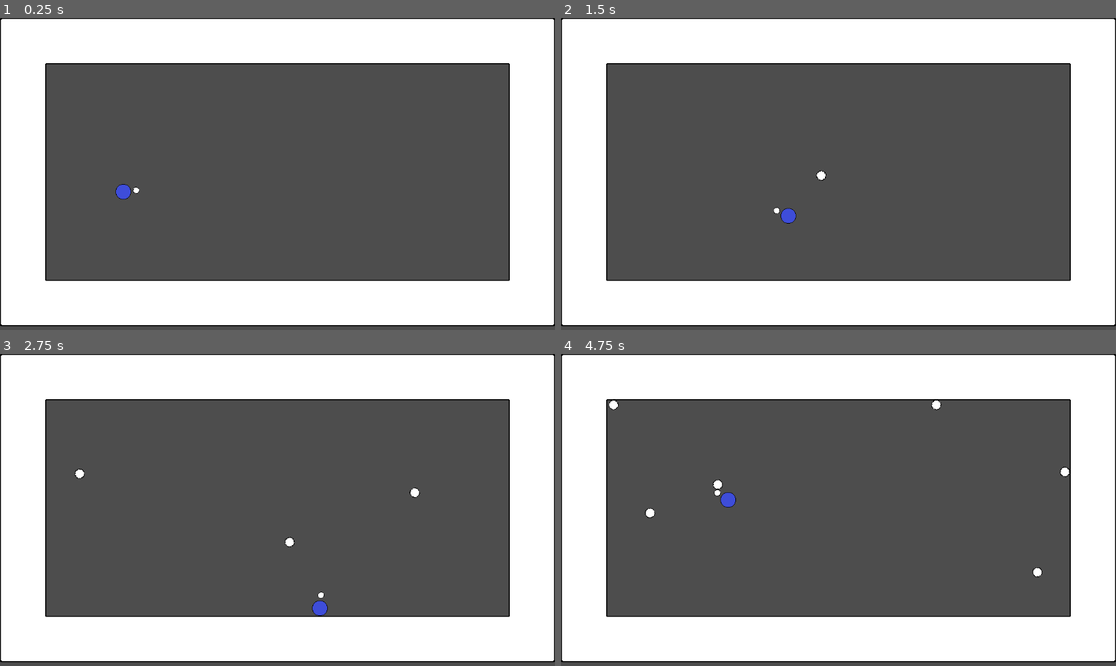
Above: before the commit, frames 1-4 (two rows, left to right).
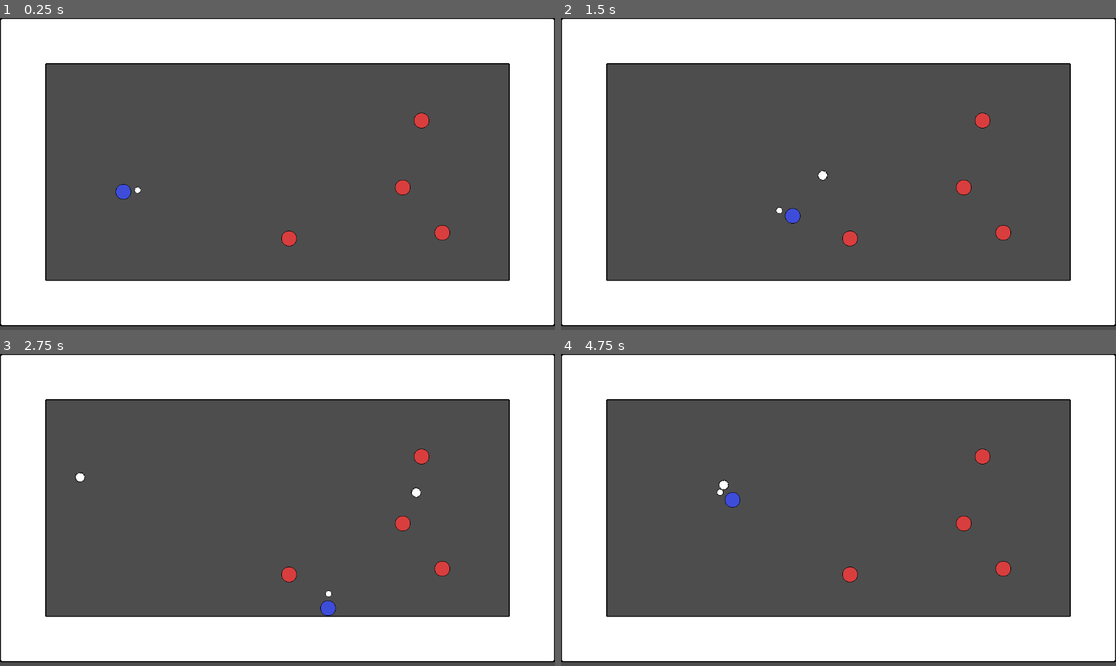
Above: after the commit, the same moments.

Repository: CubicGrain/TopDownShooterTechDemo
Game: Godot game, scene res://Scenes/world.tscn
Same seed, same stepped clock (60 frames per second), same inputs: the game is played once before the commit and once after it.
Inputs (mouse positions are in pixels of both pictures, inside the frame that each line leads up to):
- Up to frame 1 (0.25 s): no input
- Up to frame 2 (1.5 s): tap Enter at 0.5 s; move the mouse to (960, 158) at 0.52 s; hold D (move_right) 0.53-1.28 s; click (960, 158) at 0.6 s; move the mouse to (727, 189) at 1.27 s; hold S (move_down) from 1.28 s (still down); tap Q (camera_rotate_left) at 1.35 s
- Up to frame 3 (2.75 s): click (166, 525) at 1.55 s; move the mouse to (333, 441) at 2.02 s; release S (move_down) at 2.03 s; hold D (move_right) from 2.03 s (still down); tap E (camera_rotate_right) at 2.1 s; click (333, 441) at 2.3 s
- Up to frame 4 (4.75 s): move the mouse to (810, 572) at 2.77 s; release D (move_right) at 2.78 s; hold W (move_up) 2.78-3.53 s; click (810, 572) at 2.85 s; move the mouse to (1005, 556) at 3.52 s; hold A (move_left) from 3.53 s (still down); click (1005, 556) at 3.6 s; move the mouse to (672, 463) at 4.27 s; tap Q (camera_rotate_left) at 4.35 s; click (672, 463) at 4.55 s

The runs differ from the first frame. In frame 1, 0.5% of the frame differs, in the area x 23-82%, y 30-74%; in frame 2, 0.6%; in frame 3, 0.8%; in frame 4, 0.9%, in the area x 8-92%, y 14-74%.

Commit message:
Implemented working projectiles
Implemented a working projectile system, almost feature complete. Also added a basic enemy with no ai to test it.

Diff:
--- /dev/null
+++ b/Objects/Characters/Player/player.tscn
@@ -0,0 +1,65 @@
+[gd_scene load_steps=14 format=3 uid="uid://cgae0dpnjkhao"]
+
+[ext_resource type="Script" uid="uid://bnk4gdc05rmw7" path="res://Objects/Characters/Player/player.gd" id="1_w0wqu"]
+[ext_resource type="Texture2D" uid="uid://bhh65tp00hynf" path="res://Sprites/Player.png" id="2_v4hk4"]
+[ext_resource type="Script" uid="uid://bbxfxi2k1wiqw" path="res://Objects/Characters/Player/player_input.gd" id="3_y3vn2"]
+[ext_resource type="Script" uid="uid://bwqjubp48cg3h" path="res://Objects/Characters/Player/player_input_actions.gd" id="4_ffwe5"]
+[ext_resource type="Script" uid="uid://d0pepfqsjv2kh" path="res://Objects/Characters/hand_anchor.gd" id="5_sh51x"]
+[ext_resource type="Script" uid="uid://c7sqrctf4e0ok" path="res://Weapons/shooter.gd" id="6_gpgf7"]
+[ext_resource type="Resource" uid="uid://dqjgxqkpxncoc" path="res://Weapons/Projectiles/Basic Projectle/basic_projectile.tres" id="7_xfjdf"]
+[ext_resource type="Resource" uid="uid://bb0lr258hjoko" path="res://Data/group_names.tres" id="8_mri7a"]
+[ext_resource type="Texture2D" uid="uid://ch6t4d56lpm5x" path="res://Sprites/TileSheets/GroundTilesheet.png" id="9_7dsgy"]
+
+[sub_resource type="SpriteFrames" id="SpriteFrames_f1ek2"]
+animations = [{
+"frames": [{
+"duration": 1.0,
+"texture": ExtResource("2_v4hk4")
+}],
+"loop": true,
+"name": &"default",
+"speed": 5.0
+}]
+
+[sub_resource type="CircleShape2D" id="CircleShape2D_w0wqu"]
+radius = 16.0
+
+[sub_resource type="Resource" id="Resource_8erm5"]
+script = ExtResource("4_ffwe5")
+metadata/_custom_type_script = "uid://bwqjubp48cg3h"
+
+[sub_resource type="AtlasTexture" id="AtlasTexture_tx1dd"]
+atlas = ExtResource("9_7dsgy")
+region = Rect2(137, 201, 14, 14)
+
+[node name="Player" type="CharacterBody2D"]
+collision_layer = 2
+script = ExtResource("1_w0wqu")
+
+[node name="Facing" type="Node2D" parent="."]
+
+[node name="AnimatedSprite2D" type="AnimatedSprite2D" parent="Facing"]
+sprite_frames = SubResource("SpriteFrames_f1ek2")
+
+[node name="CollisionShape2D" type="CollisionShape2D" parent="."]
+shape = SubResource("CircleShape2D_w0wqu")
+
+[node name="PlayerInput" type="Node" parent="." node_paths=PackedStringArray("player", "shooter")]
+script = ExtResource("3_y3vn2")
+player = NodePath("..")
+shooter = NodePath("../HandAnchor/Shooter")
+actions = SubResource("Resource_8erm5")
+
+[node name="HandAnchor" type="Node2D" parent="."]
+script = ExtResource("5_sh51x")
+
+[node name="Shooter" type="RayCast2D" parent="HandAnchor"]
+position = Vector2(30, 0)
+target_position = Vector2(0, 0)
+hit_from_inside = true
+script = ExtResource("6_gpgf7")
+fireable = ExtResource("7_xfjdf")
+group_names = ExtResource("8_mri7a")
+
+[node name="Sprite2D" type="Sprite2D" parent="HandAnchor/Shooter"]
+texture = SubResource("AtlasTexture_tx1dd")
--- /dev/null
+++ b/Objects/Characters/basic enemy/enemy.gd
@@ -0,0 +1,40 @@
+extends CharacterBody2D
+
+@export var stats : CharacterStats :
+	set(value):
+		if is_instance_valid(stats):
+			stats.death.disconnect(_on_death)
+
+		stats = value
+
+		if is_instance_valid(stats):
+			stats.death.connect(_on_death)
+
+@export var max_speed = 300.0
+@export var friction = 50.0
+@export var acceleration = 30.0
+
+@export var direction : Vector2
+
+func _ready() -> void:
+	if not stats:
+		push_warning("[stats] must be assigned.")
+
+func _physics_process(delta: float) -> void:
+
+
+
+	character_movement(delta)
+
+	move_and_slide()
+
+func character_movement(delta: float):
+	# Get the input direction and handle the movement/deceleration.
+	var movement := direction.normalized()
+
+	var lerp_weight = delta * (acceleration if movement else friction)
+	velocity = lerp(velocity, movement * max_speed, lerp_weight)
+
+
+func _on_death():
+	queue_free()
--- /dev/null
+++ b/Objects/Characters/basic enemy/enemy.tscn
@@ -0,0 +1,42 @@
+[gd_scene load_steps=7 format=3 uid="uid://cfvlcokhi7mbq"]
+
+[ext_resource type="Script" uid="uid://c5i8dvgqw3o77" path="res://Objects/Characters/basic enemy/enemy.gd" id="1_t5uhb"]
+[ext_resource type="Resource" uid="uid://cra3rn5nj571y" path="res://Objects/Characters/basic enemy/enemy_stats.tres" id="2_1ns1r"]
+[ext_resource type="Texture2D" uid="uid://c7ut1gdhdpeyx" path="res://Sprites/Enemy.png" id="3_y08ye"]
+[ext_resource type="Script" uid="uid://he4joioax3i4" path="res://Objects/hurtbox_2d.gd" id="4_xnns0"]
+
+[sub_resource type="SpriteFrames" id="SpriteFrames_287tu"]
+animations = [{
+"frames": [{
+"duration": 1.0,
+"texture": ExtResource("3_y08ye")
+}],
+"loop": true,
+"name": &"default",
+"speed": 5.0
+}]
+
+[sub_resource type="CircleShape2D" id="CircleShape2D_ltusc"]
+radius = 16.0
+
+[node name="Enemy" type="CharacterBody2D"]
+collision_layer = 8
+script = ExtResource("1_t5uhb")
+stats = ExtResource("2_1ns1r")
+
+[node name="Facing" type="Node2D" parent="."]
+
+[node name="AnimatedSprite2D" type="AnimatedSprite2D" parent="Facing"]
+sprite_frames = SubResource("SpriteFrames_287tu")
+
+[node name="HurtBox2D" type="Area2D" parent="Facing"]
+collision_layer = 32
+collision_mask = 16
+script = ExtResource("4_xnns0")
+stats = ExtResource("2_1ns1r")
+
+[node name="CollisionShape2D" type="CollisionShape2D" parent="Facing/HurtBox2D"]
+shape = SubResource("CircleShape2D_ltusc")
+
+[node name="CollisionShape2D" type="CollisionShape2D" parent="."]
+shape = SubResource("CircleShape2D_ltusc")
--- /dev/null
+++ b/Objects/Characters/basic enemy/enemy_stats.tres
@@ -0,0 +1,8 @@
+[gd_resource type="Resource" script_class="CharacterStats" load_steps=2 format=3 uid="uid://cra3rn5nj571y"]
+
+[ext_resource type="Script" uid="uid://bef4wj548jbrk" path="res://Objects/Characters/character_stats.gd" id="1_cuesj"]
+
+[resource]
+resource_local_to_scene = true
+script = ExtResource("1_cuesj")
+metadata/_custom_type_script = "uid://bef4wj548jbrk"
--- /dev/null
+++ b/Objects/Characters/character_stats.gd
@@ -0,0 +1,2 @@
+class_name CharacterStats
+extends ObjectStats
--- /dev/null
+++ b/Objects/hurtbox_2d.gd
@@ -0,0 +1,16 @@
+class_name Hurtbox2D
+extends Area2D
+
+@export var stats : ObjectStats
+
+# Called when the node enters the scene tree for the first time.
+func _ready() -> void:
+	pass # Replace with function body.
+
+
+# Called every frame. 'delta' is the elapsed time since the previous frame.
+func _process(_delta: float) -> void:
+	pass
+
+func get_hittable() -> bool:
+	return stats.current_health > 0
--- /dev/null
+++ b/Objects/object_stats.gd
@@ -0,0 +1,17 @@
+class_name ObjectStats
+extends Resource
+## Statistics about an object
+
+signal death()
+
+@export var max_health : float = 100
+@export var current_health : float = 100 :
+	set(value):
+		var old = current_health
+		current_health = value
+
+		if old > 0 && current_health <= 0:
+			death.emit()
+
+func _init() -> void:
+	resource_local_to_scene = true
--- a/Scenes/Level1.tscn
+++ b/Scenes/Level1.tscn
@@ -1,7 +1,29 @@
-[gd_scene load_steps=3 format=4 uid="uid://bxytnapabuoao"]
+[gd_scene load_steps=9 format=4 uid="uid://bxytnapabuoao"]
 
 [ext_resource type="TileSet" uid="uid://bpxxoxbyk35in" path="res://Sprites/TileSheets/Basic_Tile_set.tres" id="1_q12u6"]
-[ext_resource type="PackedScene" uid="uid://cgae0dpnjkhao" path="res://Scenes/player.tscn" id="2_bo1nx"]
+[ext_resource type="PackedScene" uid="uid://cgae0dpnjkhao" path="res://Objects/Characters/Player/player.tscn" id="2_bo1nx"]
+[ext_resource type="PackedScene" uid="uid://cfvlcokhi7mbq" path="res://Objects/Characters/basic enemy/enemy.tscn" id="3_joc8x"]
+[ext_resource type="Script" uid="uid://bef4wj548jbrk" path="res://Objects/Characters/character_stats.gd" id="4_jghel"]
+
+[sub_resource type="Resource" id="Resource_slnnj"]
+resource_local_to_scene = true
+script = ExtResource("4_jghel")
+metadata/_custom_type_script = "uid://bef4wj548jbrk"
+
+[sub_resource type="Resource" id="Resource_t3or0"]
+resource_local_to_scene = true
+script = ExtResource("4_jghel")
+metadata/_custom_type_script = "uid://bef4wj548jbrk"
+
+[sub_resource type="Resource" id="Resource_ysn8j"]
+resource_local_to_scene = true
+script = ExtResource("4_jghel")
+metadata/_custom_type_script = "uid://bef4wj548jbrk"
+
+[sub_resource type="Resource" id="Resource_6ll4n"]
+resource_local_to_scene = true
+script = ExtResource("4_jghel")
+metadata/_custom_type_script = "uid://bef4wj548jbrk"
 
 [node name="Level1" type="Node2D"]
 
@@ -11,3 +33,19 @@
 
 [node name="Player" parent="." instance=ExtResource("2_bo1nx")]
 position = Vector2(256, 361)
+
+[node name="Enemy" parent="." instance=ExtResource("3_joc8x")]
+position = Vector2(875, 213)
+stats = SubResource("Resource_slnnj")
+
+[node name="Enemy2" parent="." instance=ExtResource("3_joc8x")]
+position = Vector2(836, 352)
+stats = SubResource("Resource_t3or0")
+
+[node name="Enemy3" parent="." instance=ExtResource("3_joc8x")]
+position = Vector2(600, 458)
+stats = SubResource("Resource_ysn8j")
+
+[node name="Enemy4" parent="." instance=ExtResource("3_joc8x")]
+position = Vector2(918, 446)
+stats = SubResource("Resource_6ll4n")
--- a/Scenes/player.tscn
+++ /dev/null
@@ -1,46 +0,0 @@
-[gd_scene load_steps=12 format=3 uid="uid://cgae0dpnjkhao"]
-
-[ext_resource type="Script" uid="uid://bnk4gdc05rmw7" path="res://Scripts/player.gd" id="1_cvnsp"]
-[ext_resource type="Texture2D" uid="uid://bhh65tp00hynf" path="res://Sprites/Player.png" id="2_6t5aa"]
-[ext_resource type="Script" uid="uid://c7sqrctf4e0ok" path="res://Scripts/shooter.gd" id="3_6t5aa"]
-[ext_resource type="Resource" uid="uid://dqjgxqkpxncoc" path="res://Weapons/Projectiles/BasicProjectle/basic_projectile.tres" id="4_fkybt"]
-[ext_resource type="Script" uid="uid://d0pepfqsjv2kh" path="res://Scripts/hand_anchor.gd" id="5_8erm5"]
-[ext_resource type="Resource" uid="uid://bb0lr258hjoko" path="res://Data/group_names.tres" id="5_x3wgy"]
-[ext_resource type="Script" uid="uid://bbxfxi2k1wiqw" path="res://Scenes/player_input.gd" id="6_x3wgy"]
-[ext_resource type="Script" uid="uid://bwqjubp48cg3h" path="res://Scripts/player_input_actions.gd" id="7_3smsa"]
-[ext_resource type="Texture2D" uid="uid://ch6t4d56lpm5x" path="res://Sprites/TileSheets/GroundTilesheet.png" id="9_f1ek2"]
-
-[sub_resource type="Resource" id="Resource_8erm5"]
-script = ExtResource("7_3smsa")
-metadata/_custom_type_script = "uid://bwqjubp48cg3h"
-
-[sub_resource type="AtlasTexture" id="AtlasTexture_tx1dd"]
-atlas = ExtResource("9_f1ek2")
-region = Rect2(137, 201, 14, 14)
-
-[node name="Player" type="CharacterBody2D"]
-script = ExtResource("1_cvnsp")
-
-[node name="CollisionPolygon2D" type="CollisionPolygon2D" parent="."]
-polygon = PackedVector2Array(4, -16, 12, -11, 16, -4, 16, 4, 11, 12, 4, 16, -4, 16, -11, 12, -16, 4, -16, -4, -11, -12, -4, -16)
-
-[node name="Sprite2D" type="Sprite2D" parent="CollisionPolygon2D"]
-texture = ExtResource("2_6t5aa")
-
-[node name="PlayerInput" type="Node" parent="." node_paths=PackedStringArray("player", "shooter")]
-script = ExtResource("6_x3wgy")
-player = NodePath("..")
-shooter = NodePath("../HandAnchor/Shooter")
-actions = SubResource("Resource_8erm5")
-
-[node name="HandAnchor" type="Node2D" parent="."]
-script = ExtResource("5_8erm5")
-
-[node name="Shooter" type="Node2D" parent="HandAnchor"]
-position = Vector2(27, 0)
-script = ExtResource("3_6t5aa")
-fireable = ExtResource("4_fkybt")
-group_names = ExtResource("5_x3wgy")
-
-[node name="Sprite2D" type="Sprite2D" parent="HandAnchor/Shooter"]
-texture = SubResource("AtlasTexture_tx1dd")
--- a/Scripts/projectile.gd
+++ /dev/null
@@ -1,17 +0,0 @@
-class_name Projectile
-extends RigidBody2D
-
-@export_range(0, 100, 0.02, "or_greater") var move_speed : float = 100.0
-
-# Called when the node enters the scene tree for the first time.
-func _ready() -> void:
-	pass
-
-
-
-# Called every frame. 'delta' is the elapsed time since the previous frame.
-func _process(_delta: float) -> void:
-	pass
-
-func launch(projectile_move_direction : Vector2):
-	linear_velocity = move_speed * projectile_move_direction
--- a/Sprites/TileSheets/Basic_Tile_set.tres
+++ b/Sprites/TileSheets/Basic_Tile_set.tres
@@ -281,7 +281,7 @@
 0:0/0 = 0
 0:0/0/terrain_set = 0
 0:0/0/terrain = 0
-0:0/0/physics_layer_0/polygon_0/points = PackedVector2Array(-16, -16, -16, 16, 16, 16, 16, -16)
+0:0/0/physics_layer_0/polygon_0/points = PackedVector2Array(-16, -16, 16, -16, 16, 16, -16, 16)
 0:0/0/navigation_layer_0/polygon = SubResource("NavigationPolygon_8gbba")
 1:0/0 = 0
 1:0/0/terrain_set = 0
--- /dev/null
+++ b/Weapons/Projectiles/Basic Projectle/basic_projectile.tres
@@ -0,0 +1,21 @@
+[gd_resource type="Resource" script_class="Fireable" load_steps=7 format=3 uid="uid://dqjgxqkpxncoc"]
+
+[ext_resource type="Texture2D" uid="uid://ch6t4d56lpm5x" path="res://Sprites/TileSheets/GroundTilesheet.png" id="1_hq40c"]
+[ext_resource type="PackedScene" uid="uid://sy48fmux706c" path="res://Weapons/Projectiles/Basic Projectle/basic_projectile.tscn" id="2_sg56b"]
+[ext_resource type="Script" uid="uid://b7rjue22d3jss" path="res://Weapons/fireable.gd" id="3_tenea"]
+[ext_resource type="Resource" uid="uid://dprxu1ota0s2i" path="res://Weapons/Projectiles/Basic Projectle/weapon_stats_basic_projectile.tres" id="4_hq40c"]
+
+[sub_resource type="AtlasTexture" id="AtlasTexture_77x2h"]
+atlas = ExtResource("1_hq40c")
+
+[sub_resource type="AtlasTexture" id="AtlasTexture_xc8c5"]
+atlas = SubResource("AtlasTexture_77x2h")
+region = Rect2(137, 201, 14, 14)
+
+[resource]
+script = ExtResource("3_tenea")
+display_name = &"Basic"
+icon = SubResource("AtlasTexture_xc8c5")
+scene = ExtResource("2_sg56b")
+stats = ExtResource("4_hq40c")
+metadata/_custom_type_script = "uid://b7rjue22d3jss"
--- /dev/null
+++ b/Weapons/Projectiles/Basic Projectle/basic_projectile.tscn
@@ -0,0 +1,33 @@
+[gd_scene load_steps=6 format=3 uid="uid://sy48fmux706c"]
+
+[ext_resource type="Script" uid="uid://digqwdpg7wr0w" path="res://Weapons/Projectiles/projectile.gd" id="1_b4rc3"]
+[ext_resource type="SpriteFrames" uid="uid://xcdccsqt67xi" path="res://Weapons/Projectiles/Basic Projectle/basic_projectile_animation.tres" id="2_5mw63"]
+[ext_resource type="Script" uid="uid://cqcaas85a1sv" path="res://Weapons/hitbox_2d.gd" id="3_le6a1"]
+[ext_resource type="Resource" uid="uid://dprxu1ota0s2i" path="res://Weapons/Projectiles/Basic Projectle/weapon_stats_basic_projectile.tres" id="4_b4rc3"]
+
+[sub_resource type="CircleShape2D" id="CircleShape2D_gs73s"]
+
+[node name="RigidBody2D" type="RigidBody2D" node_paths=PackedStringArray("hitbox")]
+collision_layer = 64
+gravity_scale = 0.0
+script = ExtResource("1_b4rc3")
+move_speed = 300.0
+hitbox = NodePath("Hitbox2D")
+
+[node name="CollisionShape2D" type="CollisionShape2D" parent="."]
+shape = SubResource("CircleShape2D_gs73s")
+
+[node name="AnimatedSprite2D" type="AnimatedSprite2D" parent="."]
+scale = Vector2(1.5, 1.5)
+sprite_frames = ExtResource("2_5mw63")
+
+[node name="Hitbox2D" type="Area2D" parent="."]
+collision_layer = 16
+collision_mask = 33
+script = ExtResource("3_le6a1")
+weapon_stats = ExtResource("4_b4rc3")
+
+[node name="CollisionShape2D" type="CollisionShape2D" parent="Hitbox2D"]
+shape = SubResource("CircleShape2D_gs73s")
+
+[connection signal="body_entered" from="." to="." method="_on_body_entered"]
--- /dev/null
+++ b/Weapons/Projectiles/Basic Projectle/weapon_stats_basic_projectile.tres
@@ -0,0 +1,9 @@
+[gd_resource type="Resource" script_class="WeaponStats" load_steps=2 format=3 uid="uid://dprxu1ota0s2i"]
+
+[ext_resource type="Script" uid="uid://c6lqacjkjkp5j" path="res://Weapons/weapon_stats.gd" id="1_bxv4v"]
+
+[resource]
+resource_name = "BasicProjectileStats"
+script = ExtResource("1_bxv4v")
+damage = 20.0
+metadata/_custom_type_script = "uid://c6lqacjkjkp5j"
--- a/Weapons/Projectiles/BasicProjectle/BasicProjectile.tscn
+++ /dev/null
@@ -1,18 +0,0 @@
-[gd_scene load_steps=4 format=3 uid="uid://sy48fmux706c"]
-
-[ext_resource type="Script" uid="uid://digqwdpg7wr0w" path="res://Scripts/projectile.gd" id="1_die66"]
-[ext_resource type="SpriteFrames" uid="uid://xcdccsqt67xi" path="res://Weapons/Projectiles/BasicProjectle/basic_projectile_animation.tres" id="2_0u6yn"]
-
-[sub_resource type="CircleShape2D" id="CircleShape2D_gs73s"]
-
-[node name="RigidBody2D" type="RigidBody2D"]
-gravity_scale = 0.0
-script = ExtResource("1_die66")
-move_speed = 300.0
-
-[node name="CollisionShape2D" type="CollisionShape2D" parent="."]
-shape = SubResource("CircleShape2D_gs73s")
-
-[node name="AnimatedSprite2D" type="AnimatedSprite2D" parent="CollisionShape2D"]
-scale = Vector2(1.5, 1.5)
-sprite_frames = ExtResource("2_0u6yn")
--- a/Weapons/Projectiles/BasicProjectle/basic_projectile.tres
+++ /dev/null
@@ -1,19 +0,0 @@
-[gd_resource type="Resource" script_class="Fireable" load_steps=6 format=3 uid="uid://dqjgxqkpxncoc"]
-
-[ext_resource type="Texture2D" uid="uid://ch6t4d56lpm5x" path="res://Sprites/TileSheets/GroundTilesheet.png" id="1_pu4p0"]
-[ext_resource type="PackedScene" uid="uid://sy48fmux706c" path="res://Weapons/Projectiles/BasicProjectle/BasicProjectile.tscn" id="2_kfqot"]
-[ext_resource type="Script" uid="uid://b7rjue22d3jss" path="res://Scripts/fireable.gd" id="3_3ranc"]
-
-[sub_resource type="AtlasTexture" id="AtlasTexture_77x2h"]
-atlas = ExtResource("1_pu4p0")
-
-[sub_resource type="AtlasTexture" id="AtlasTexture_xc8c5"]
-atlas = SubResource("AtlasTexture_77x2h")
-region = Rect2(137, 201, 14, 14)
-
-[resource]
-script = ExtResource("3_3ranc")
-display_name = &"Basic"
-icon = SubResource("AtlasTexture_xc8c5")
-scene = ExtResource("2_kfqot")
-metadata/_custom_type_script = "uid://b7rjue22d3jss"
--- /dev/null
+++ b/Weapons/Projectiles/projectile.gd
@@ -0,0 +1,38 @@
+class_name Projectile
+extends RigidBody2D
+
+@export var remove_on_object_hit : bool = true
+@export var remove_on_ground_hit : bool = true
+@export_range(0, 100, 0.02, "or_greater") var move_speed : float = 100.0
+@export var hitbox : Hitbox2D :
+	set(value):
+		if is_instance_valid(hitbox):
+			hitbox.hit.disconnect(_on_hit)
+
+		hitbox = value
+		if is_instance_valid(hitbox):
+			hitbox.hit.connect(_on_hit)
+
+# Called when the node enters the scene tree for the first time.
+func _ready() -> void:
+	contact_monitor = true
+	max_contacts_reported = 1
+
+
+
+# Called every frame. 'delta' is the elapsed time since the previous frame.
+func _process(_delta: float) -> void:
+	pass
+
+func launch(projectile_move_direction : Vector2):
+	linear_velocity = move_speed * projectile_move_direction
+
+func _on_hit(_p_target : Hurtbox2D, _p_health_change : float):
+	if remove_on_ground_hit:
+		queue_free()
+
+
+
+func _on_body_entered(_body: Node) -> void:
+	if remove_on_ground_hit:
+		queue_free()
--- a/Scripts/fireable.gd
+++ b/Weapons/fireable.gd
@@ -5,3 +5,4 @@
 @export var display_name : StringName
 @export var icon : Texture2D
 @export var scene : PackedScene
+@export var stats : WeaponStats
--- /dev/null
+++ b/Weapons/hitbox_2d.gd
@@ -0,0 +1,26 @@
+class_name Hitbox2D
+extends Area2D
+## Area where on enter, can do damage to a hurtbox
+
+signal hit(target : Hurtbox2D, health_change : float)
+
+@export var weapon_stats : WeaponStats
+
+# Called when the node enters the scene tree for the first time.
+func _ready() -> void:
+	area_entered.connect(_on_area_entered)
+
+
+# Called every frame. 'delta' is the elapsed time since the previous frame.
+func _process(_delta: float) -> void:
+	pass
+
+func _on_area_entered(p_area : Area2D):
+	var hurtbox = p_area as Hurtbox2D
+
+	if not hurtbox || not hurtbox.get_hittable():
+		return
+
+	var damage_dealt = weapon_stats.damage
+	hurtbox.stats.current_health -= damage_dealt
+	hit.emit(hurtbox, damage_dealt)
--- a/Scripts/shooter.gd
+++ b/Weapons/shooter.gd
@@ -1,5 +1,5 @@
 class_name Shooter
-extends Node2D
+extends RayCast2D
 
 ## Launches projectiles when TryShoot is called successfully
 
@@ -21,8 +21,13 @@
 	pass
 
 func try_shoot() -> bool:
-	_shoot()
-	return true
+	if not is_colliding():
+		_shoot()
+		return true
+
+	return false
+
+
 
 func _shoot():
 	var projectile = fireable.scene.instantiate() as Projectile
--- /dev/null
+++ b/Weapons/weapon_stats.gd
@@ -0,0 +1,4 @@
+class_name WeaponStats
+extends Resource
+
+@export var damage : float = 10
--- a/project.godot
+++ b/project.godot
@@ -85,6 +85,16 @@
 ]
 }
 
+[layer_names]
+
+2d_physics/layer_1="Ground"
+2d_physics/layer_2="Player"
+2d_physics/layer_3="Object"
+2d_physics/layer_4="Enemy"
+2d_physics/layer_5="Hitbox"
+2d_physics/layer_6="Hurtbox"
+2d_physics/layer_7="Projectiles"
+
 [rendering]
 
 textures/canvas_textures/default_texture_filter=0
Renamed: Scripts/player.gd -> Objects/Characters/Player/player.gd
Renamed: Scripts/player.gd.uid -> Objects/Characters/Player/player.gd.uid
Renamed: Scenes/player_input.gd -> Objects/Characters/Player/player_input.gd
Renamed: Scenes/player_input.gd.uid -> Objects/Characters/Player/player_input.gd.uid
Renamed: Scripts/player_input_actions.gd -> Objects/Characters/Player/player_input_actions.gd
Renamed: Scripts/player_input_actions.gd.uid -> Objects/Characters/Player/player_input_actions.gd.uid
Not shown, added: Objects/Characters/basic enemy/enemy.gd.uid
Not shown, added: Objects/Characters/character_stats.gd.uid
Renamed: Scripts/hand_anchor.gd -> Objects/Characters/hand_anchor.gd
Renamed: Scripts/hand_anchor.gd.uid -> Objects/Characters/hand_anchor.gd.uid
Not shown, added: Objects/hurtbox_2d.gd.uid
Not shown, added: Objects/object_stats.gd.uid
(and 8 more such lines)
